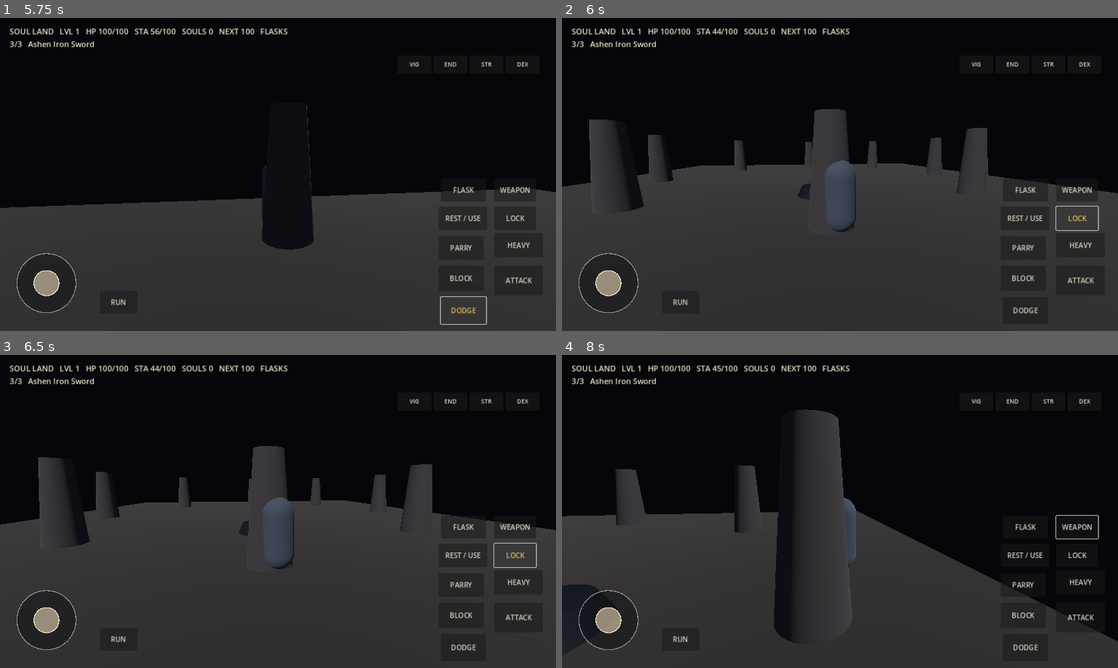
Above: before the commit, frames 1-4 (two rows, left to right).
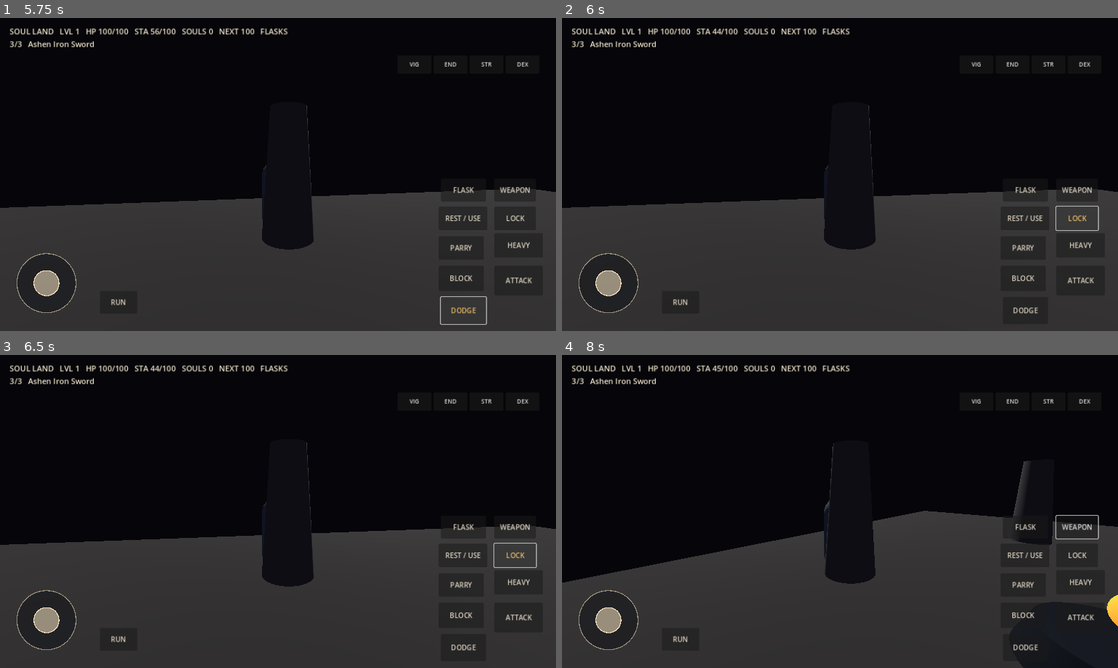
Above: after the commit, the same moments.

Repository: codingscenes2-cyber/SoulLans
Game: Godot game, scene res://scenes/main.tscn
Two runs of this game, one before a commit and one after it. Both use one fixed random seed, a clock stepped at 60 frames per second and the inputs below.
Inputs (mouse positions are in pixels of both pictures, inside the frame that each line leads up to):
- Up to frame 1 (5.75 s): drag from (44, 284) to (333, 105) at 0.52 s; drag from (166, 190) to (250, 237) at 1.27 s; click "ATTACK" at 2 s; click "HEAVY" at 2.75 s; click "BLOCK" at 3.5 s; click "PARRY" at 4.25 s; click "DODGE" at 5 s
- Up to frame 2 (6 s): click "LOCK" at 5.75 s
- Up to frame 3 (6.5 s): no input
- Up to frame 4 (8 s): click "REST / USE" at 6.5 s; move the mouse to (895, 442) at 7.27 s; hold D (move_right) from 7.28 s (still down); hold F (block) from 7.28 s (still down); tap Tab (lock_on) at 7.55 s

Frame 1 is identical in both runs. In frame 2, 13% of the frame differs, in the area x 0-100%, y 28-74%; in frame 3, 12%; in frame 4, 21%, in the area x 0-100%, y 17-100%.

Commit message:
Cycle lock-on between nearby enemy archetypes

Diff:
--- a/scripts/player_controller.gd
+++ b/scripts/player_controller.gd
@@ -98,7 +98,7 @@
     if Input.is_action_just_pressed("level_dexterity"):
         level_up_attribute("dexterity")
     if Input.is_action_just_pressed("lock_on"):
-        locked_on = is_instance_valid(target) and not locked_on
+        _cycle_lock_target()
 
     var input_vector := Input.get_vector("move_left", "move_right", "move_forward", "move_back")
     var camera_forward := -camera.global_transform.basis.z
@@ -135,6 +135,25 @@
     move_and_slide()
     _update_camera()
     stats_changed.emit(health, stamina)
+
+func _cycle_lock_target() -> void:
+    var candidates := get_tree().get_nodes_in_group("enemies")
+    var chosen: Node3D
+    var best_distance := INF
+    for candidate in candidates:
+        if not is_instance_valid(candidate) or not candidate is Node3D:
+            continue
+        if locked_on and is_instance_valid(target) and candidate == target and candidates.size() > 1:
+            continue
+        var distance := global_position.distance_squared_to(candidate.global_position)
+        if distance < best_distance and distance <= 400.0:
+            best_distance = distance
+            chosen = candidate
+    if is_instance_valid(chosen):
+        target = chosen
+        locked_on = true
+    else:
+        locked_on = false
 
 func add_camera_look(relative_motion: Vector2) -> void:
     if locked_on:
